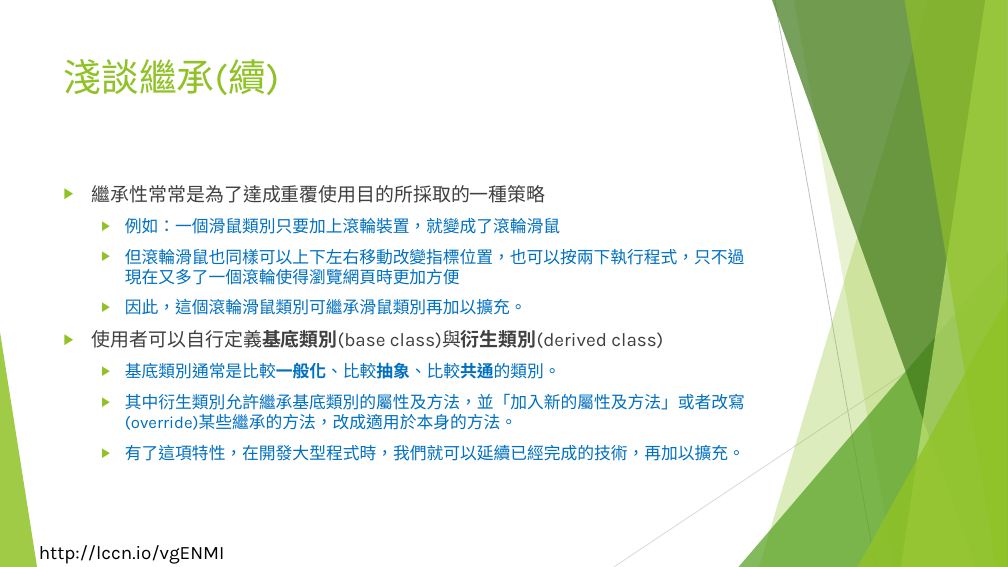
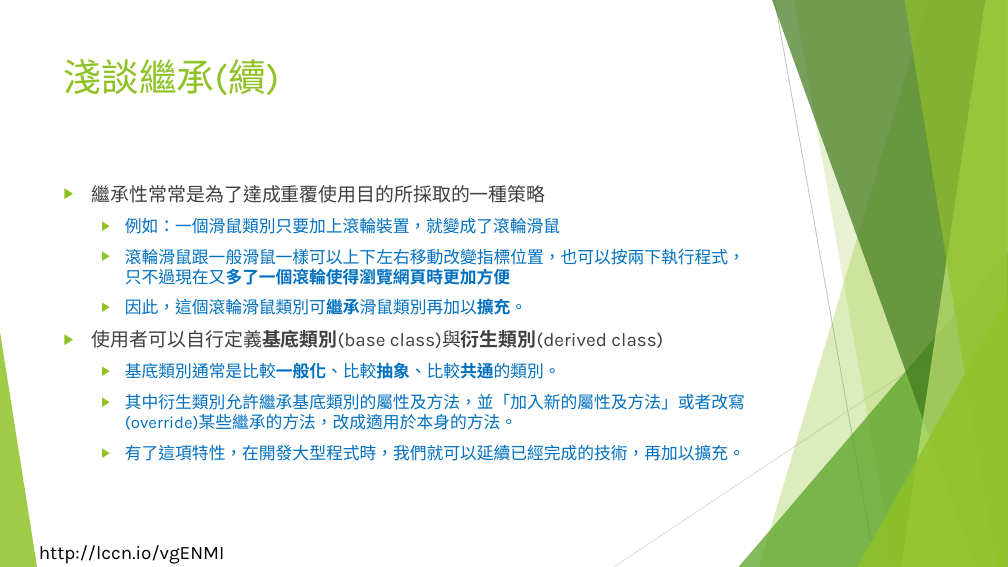
Before and after one commit to liulawsi/My_PPTs, a slide deck: slide 34 of LCC/Java/10_物件導向程式設計.pptx. Drawn at 1008x567 pixels with LibreOffice and Linux fonts; fonts in the diff are those of the drawing; background and template pictures are left out. Boxes give left, top, right and bottom in pixels: in the first picture for what was removed or moved away, otherwise in the second. Text is boxed around its words. In the diff, an @@ line names an element or a change of style, - is before the commit and + after.

Commit message:
20211105

```diff
--- a/LCC/Java/10_物件導向程式設計.pptx
+++ b/LCC/Java/10_物件導向程式設計.pptx
@@ text at (x1=125, y1=249, x2=745, y2=285): text changed @@
-  ▶ 但滾輪滑鼠也同樣可以上下左右移動改變指標位置，也可以按兩下執行程式，只不過現在又多了一個滾輪使得瀏覽網頁時更加方便
+  ▶ 滾輪滑鼠跟一般滑鼠一樣可以上下左右移動改變指標位置，也可以按兩下執行程式，只不過現在又多了一個滾輪使得瀏覽網頁時更加方便
@@ text at (x1=125, y1=298, x2=527, y2=315): bold on in "因此，這個滾輪滑鼠類別可繼承滑鼠類別再加以擴充。" @@
```
Also in this commit, not shown: 10 other slides changed, 1 slide added.
